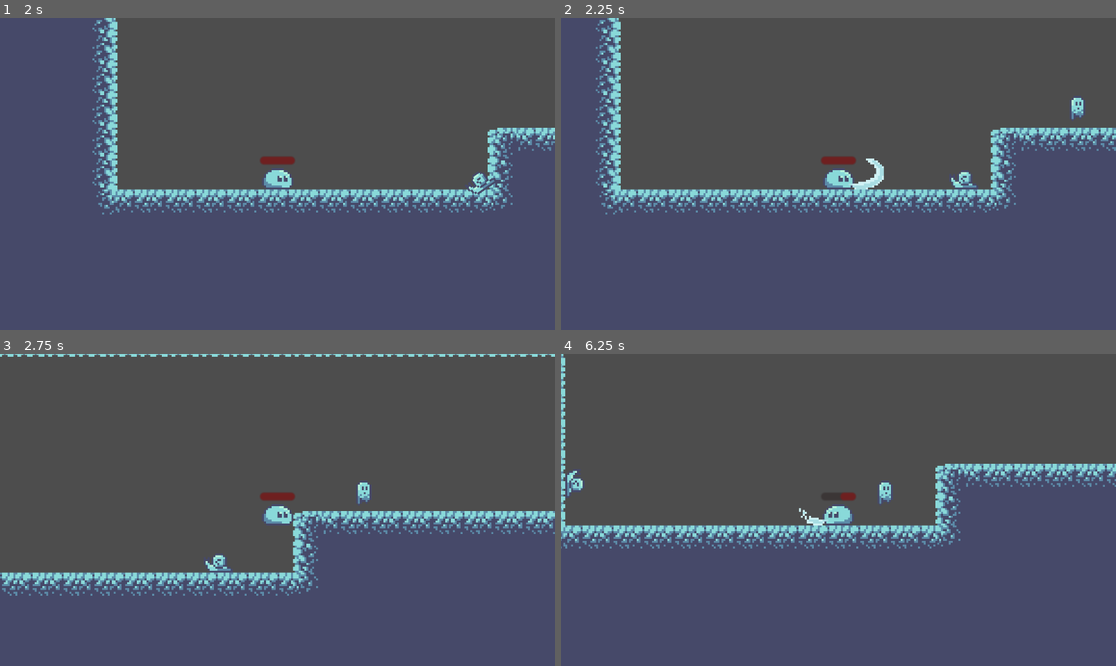
Above: before the commit, frames 1-4 (two rows, left to right).
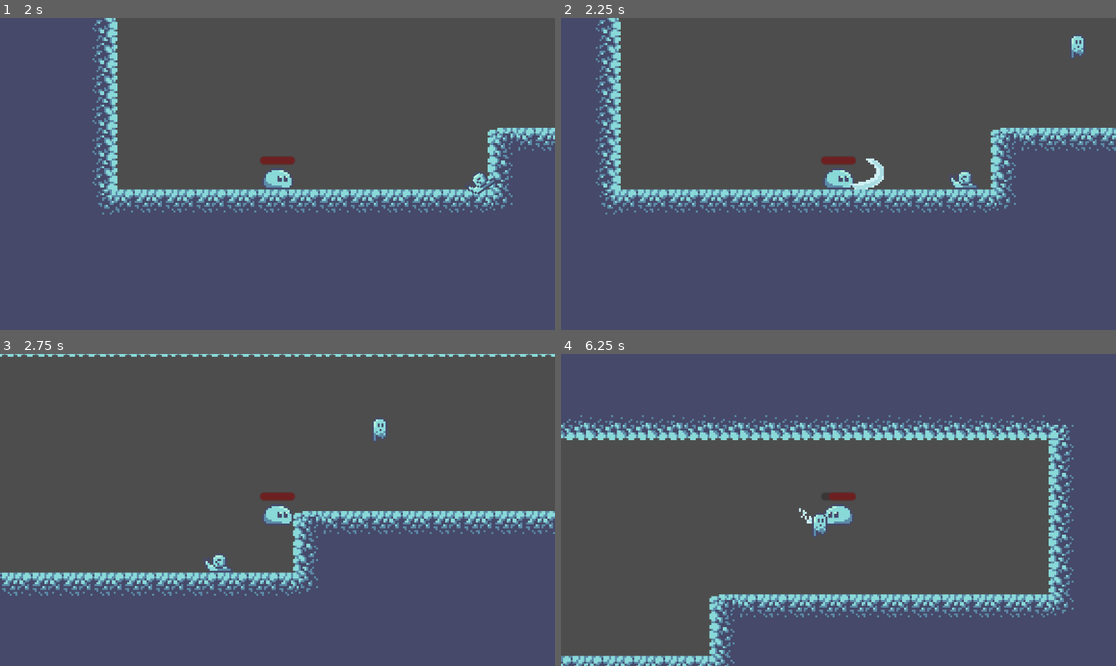
Above: after the commit, the same moments.

Repository: Extor-Productions/soulhunters
Game: Godot game, scene res://Menus/main_meny.tscn
Two runs of this game, one before a commit and one after it. Both use one fixed random seed, a clock stepped at 60 frames per second and the inputs below.
Inputs (mouse positions are in pixels of both pictures, inside the frame that each line leads up to):
- Up to frame 1 (2 s): click (283, 195) at 0.5 s; click (266, 186) at 1.25 s
- Up to frame 2 (2.25 s): move the mouse to (960, 158) at 2.02 s; hold D (Right) from 2.03 s (still down); click (960, 158) at 2.1 s
- Up to frame 3 (2.75 s): keep holding D (Right); tap Space (Jump) at 2.27 s
- Up to frame 4 (6.25 s): move the mouse to (727, 525) at 2.77 s; click (727, 525) at 2.85 s; tap Space (Jump) at 3.02, 4.52, 5.27, 6.02 s; move the mouse to (894, 441) at 3.52 s; release D (Right) at 3.53 s; hold A (Left) 3.53-4.28 s; click (894, 441) at 3.6 s; move the mouse to (810, 572) at 4.27 s; hold D (Right) 4.28-5.78 s; click (810, 572) at 4.35 s; move the mouse to (1005, 556) at 5.02 s; click (1005, 556) at 5.1 s; move the mouse to (672, 463) at 5.77 s; hold A (Left) from 5.78 s (still down); click (672, 463) at 5.85 s

Frame 1 is identical in both runs. In frame 2, 0.3% of the frame differs, in the area x 91-95%, y 5-33%; in frame 3, 0.3%; in frame 4, 63%, in the area x 0-100%, y 0-100%.
Error before the commit: Invalid call. Nonexistent function 'is_in_group' in base 'Nil'. (res://Characters/Enemies/ghost_minion.gd:69)
Error after the commit: Invalid call. Nonexistent function 'is_in_group' in base 'Nil'. (res://Characters/Enemies/ghost_minion.gd:70)

Commit message:
Collision layer fixed

Diff:
--- a/Characters/Enemies/ghost_minion.gd
+++ b/Characters/Enemies/ghost_minion.gd
@@ -35,8 +35,8 @@
 
 			velocity = dir * (speed / 2)
 	else:
-		velocity.x = 0
-		velocity.y += gravity / 2
+		velocity = Vector2.ZERO
+		#velocity.y += gravity / 2a
 
 	move_and_slide()
 
@@ -58,6 +58,7 @@
 func _on_player_detect_body_shape_exited(body):
 	if body.is_in_group("Player"):
 		# Återgår till spawn
+		collision_mask = 3
 
 		#Ta bort spelaren från spöket
 		player = null
--- a/Characters/snail.tscn
+++ b/Characters/snail.tscn
@@ -38,8 +38,8 @@
 
 [node name="enemy_hurt_box" type="Area2D" parent="." groups=["Enemy"]]
 visible = false
-collision_layer = 0
-collision_mask = 8
+collision_layer = 16
+collision_mask = 0
 
 [node name="CollisionShape2D" type="CollisionShape2D" parent="enemy_hurt_box"]
 position = Vector2(0, 2)
@@ -47,8 +47,8 @@
 
 [node name="enemy_hit_box" type="Area2D" parent="."]
 visible = false
-collision_layer = 16
-collision_mask = 0
+collision_layer = 0
+collision_mask = 8
 
 [node name="CollisionShape2D2" type="CollisionShape2D" parent="enemy_hit_box"]
 position = Vector2(0, 2)
